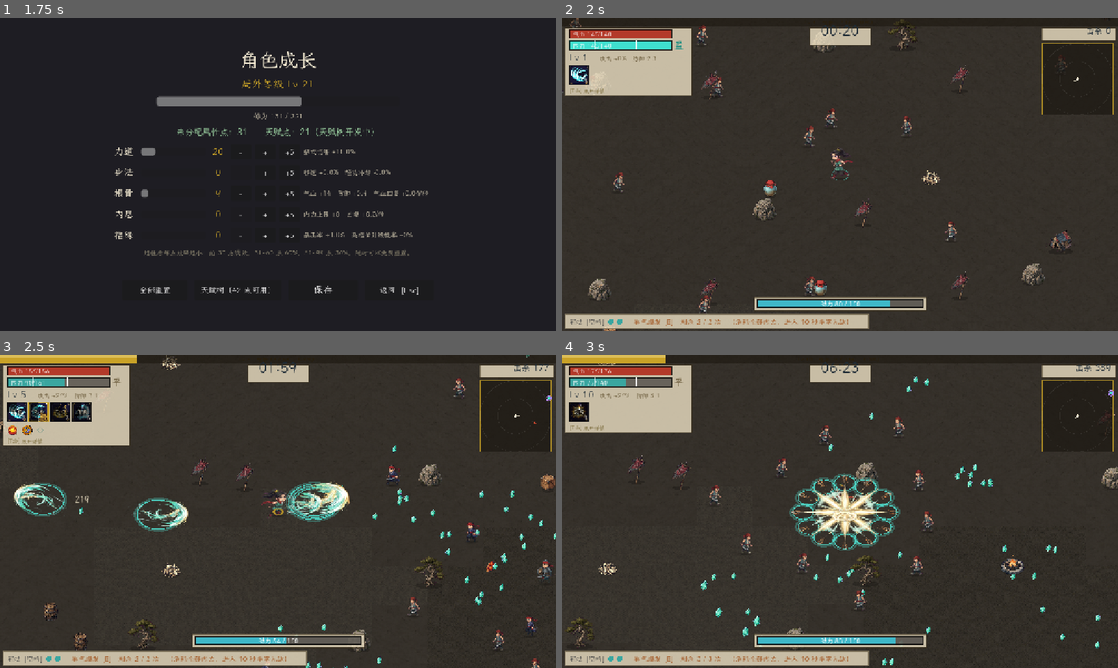
Above: before the commit, frames 1-4 (two rows, left to right).
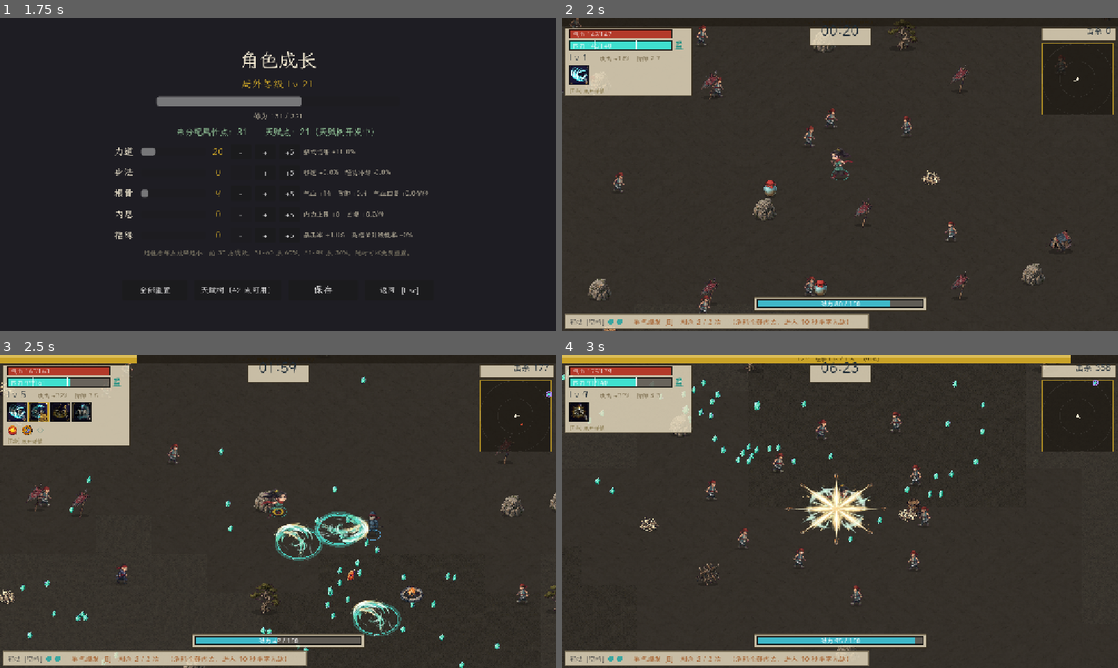
Above: after the commit, the same moments.

Repository: taykokjun-88/wuxia-survivor
Game: Godot game, scene res://tests/shot.tscn
The game is run twice, just before and just after one commit, with the same random seed, the same clock (stepped at 60 frames per second) and the same inputs. This scene is started directly instead of the project's main scene.
Inputs (mouse positions are in pixels of both pictures, inside the frame that each line leads up to):
- Up to frame 1 (1.75 s): click "创建角色 [Enter]" at 0.5 s; tap Enter (ui_accept) at 1.25, 1.52 s; move the mouse to (400, 158) at 1.27 s; hold D (move_right) from 1.28 s (still down); tap E (ult) at 1.35 s; click (400, 158) at 1.42 s
- Up to frame 2 (2 s): keep holding D (move_right)
- Up to frame 3 (2.5 s): release D (move_right) at 2 s; drag from (166, 527) to (250, 574) at 2.02 s
- Up to frame 4 (3 s): move the mouse to (895, 442) at 2.77 s; hold D (move_right) from 2.78 s (still down); tap E (ult) at 2.85 s

Frame 1 is identical in both runs. In frame 2, less than 0.1% of the frame differs, in the area x 6-18%, y 4-14%; in frame 3, 7.0%; in frame 4, 7.9%, in the area x 0-100%, y 0-100%.
Error in both runs: Invalid access to property or key 'greet' on a base object of type 'Dictionary'. (res://scripts/main.gd:712)

Commit message:
feat(hud,balance): add Boss debuff badges & pause/end DPS+synergy summary; boost fist cunjin & trim spear late-game runaway

Diff:
--- a/data/game_data.json
+++ b/data/game_data.json
@@ -165,7 +165,7 @@
     "fist_qi_cast": 3.0,
     "fist_qi_crit": 5.0,
     "fist_qi_ying": 4.0,
-    "fist_qi_mult": 3.0,
+    "fist_qi_mult": 3.6,
     "fist_qi_radius": 170.0,
     "fist_qi_knock": 520.0,
     "fist_qi_vuln": 0.35,
@@ -2660,9 +2660,9 @@
         "empower_cut": -0.08,
         "max_neili": 40,
         "neili_regen": 2.2,
-        "max_hp": 15,
-        "armor": 0.8,
-        "damage_pct": 0.08
+        "max_hp": 22,
+        "armor": 1.2,
+        "damage_pct": 0.14
       },
       "passive_text": "内力深厚：内力上限 +40，内力回复 +1.5/秒，盈境伤害加成 +20%，伤害 +8%，内力护体（气血 +15、防御 +0.8）；但催动消耗 +15%，更依赖内力；蓄劲：每次出拳掌招式攒劲（暴击更多），盈境下每秒自然蓄劲，满 100 后下一次出手打出「寸劲震爆」（范围重伤、强击退、破防）；真气爆发（初始 2 次，局内每 10 级 +1 次）：消耗全部内力，进入 10 秒「拳掌无敌」——无敌、每一下出手都触发寸劲震爆、额外造成伤害量 30% 的真伤，期间任何手段都无法恢复内力",
       "story": "你出身北地一座破落的小武馆，师父只教了你三样东西：站桩、吐纳，和一口不肯认输的气。武馆被山贼放火烧掉的那年，师父把最后一本拳谱塞进你怀里，只说了一句：“拳不是用来杀人的，是用来护住身后人的。”\n从那以后，你以拳为刃，也以拳为盾。你走出山门，要把师父那口气，一拳一掌，带进江湖。"
--- a/scripts/hud.gd
+++ b/scripts/hud.gd
@@ -2192,11 +2192,44 @@
 	town_layer.visible = on
 
 
+func _run_stats_text(w: GameWorld) -> String:
+	if w == null:
+		return ""
+	var out: Array[String] = []
+	out.append("属性：攻击 +%d%% · 暴击 %d%%(×%.2f) · 破甲 %d%% · 冷却 −%d%% · 防御 %.1f · 格挡 %d%%" % [
+		int(roundf(w.st("damage_pct") * 100.0)), int(roundf(w.st("crit_chance") * 100.0)), w.st("crit_mult"),
+		int(roundf(w.st("armor_pierce") * 100.0)), int(roundf(w.st("cd_reduce") * 100.0)),
+		w.st("armor"), int(roundf(w.block_chance() * 100.0))])
+	if not w.synergies.is_empty():
+		var sy_lines: Array[String] = []
+		for sy in w.synergies:
+			sy_lines.append("%s %s：%s" % ["★" if bool(sy["harmony"]) else "◇", str(sy["name"]), str(sy["desc"])])
+		out.append("\n".join(sy_lines))
+	var rows: Array = []
+	var tot := 0.0
+	for k in w.skill_dmg:
+		var v := float(w.skill_dmg[k])
+		if v > 0.5:
+			tot += v
+			rows.append([str(k), v])
+	if tot > 0.0:
+		rows.sort_custom(func(a, b): return float(a[1]) > float(b[1]))
+		var parts: Array[String] = []
+		for i in mini(5, rows.size()):
+			var sid: String = rows[i][0]
+			var dmg: float = rows[i][1]
+			var nm := "流血/血爆" if sid == "bleed" else ("破境余波" if sid == "poju" else str(Data.skills.get(sid, {}).get("name", sid)))
+			parts.append("%s %s (%.1f%%)" % [nm, _commas(int(dmg)), 100.0 * dmg / tot])
+		out.append("伤害占比：" + "　|　".join(parts))
+	return "\n".join(out)
+
+
 func show_pause() -> void:
 	end_bg.visible = false
-	overlay_dim.color = Color(0.05, 0.05, 0.08, 0.62 if (world != null and world.visible) else 0.92)
+	overlay_dim.color = Color(0.05, 0.05, 0.08, 0.68 if (world != null and world.visible) else 0.92)
 	overlay_title.text = "暂停"
-	overlay_body.text = "按 Esc 继续"
+	var st_txt := _run_stats_text(world)
+	overlay_body.text = "按 Esc 继续" + (("\n\n" + st_txt) if st_txt != "" else "")
 	pause_box.visible = true
 	pause_main.visible = true
 	pause_confirm.visible = false
@@ -2214,6 +2247,9 @@
 	var dd: Dictionary = w.run_summary()["difficulty"]
 	if int(dd["count"]) != 100 or int(dd["hp"]) != 100 or int(dd["speed"]) != 100:
 		end_base += "\n难度：数量 %d%% · 血量 %d%% · 速度 %d%%" % [dd["count"], dd["hp"], dd["speed"]]
+	var st_txt := _run_stats_text(w)
+	if st_txt != "":
+		end_base += "\n\n" + st_txt
 	end_locked = false
 	end_box.visible = true
 	end_continue_btn.disabled = false
@@ -2224,7 +2260,7 @@
 		art = _load_tex("res://assets/ui/screens/%s_%s.jpg" % ["victory" if won else "defeat", Save.school() if Save.school() != "" else "fist"])
 	end_bg.texture = art
 	end_bg.visible = art != null
-	overlay_dim.color = Color(0.03, 0.03, 0.05, 0.35 if art != null else 0.62)
+	overlay_dim.color = Color(0.03, 0.03, 0.05, 0.42 if art != null else 0.62)
 	overlay.visible = true
 
 
@@ -2606,6 +2642,35 @@
 			if b.shield > 0.0:
 				canvas.draw_rect(Rect2(vw * 0.5 - bw * 0.5, by, bw * b.shield / maxf(1.0, b.shield_max), 18), Color("#9ae8ff", 0.85))
 				canvas.draw_string(font, Vector2(vw * 0.5 + bw * 0.5 + 8, by + 14), "护盾 %d%%" % int(100.0 * b.shield / maxf(1.0, b.shield_max)), HORIZONTAL_ALIGNMENT_LEFT, -1, 14, Color("#2a6a8a"))
+			# Boss 异常状态徽章（流血层数 / 破绽 / 破防 / 定身 / 减速 / 中毒 / 灼烧）
+			var tags: Array = []
+			if b.bleed_stacks > 0 and b.bleed_t > 0.0:
+				var ready_pop := b.bleed_stacks >= 3 and w.school_id == "blade"
+				tags.append(["流血×%d%s" % [b.bleed_stacks, "·可爆" if ready_pop else ""], Color("#ff4a3a") if ready_pop else Color("#c94a3a")])
+			if b.vuln_t > 0.0 and b.vuln > 0.0:
+				tags.append(["破绽 +%d%%" % int(roundf(b.vuln * 100.0)), Color("#e8b84a")])
+			if b.def_down_t > 0.0 and b.def_down > 0.0:
+				tags.append(["破防 −%d%%" % int(roundf(b.def_down * 100.0)), Color("#c488ff")])
+			if b.stun > 0.0:
+				tags.append(["定身 %.1fs" % b.stun, Color("#6ee7ff")])
+			if b.slow_t > 0.0 and b.slow_mult < 0.99:
+				tags.append(["减速 %d%%" % int(roundf((1.0 - b.slow_mult) * 100.0)), Color("#6aaeff")])
+			if b.poison_t > 0.0:
+				tags.append(["中毒", Color("#64d67a")])
+			if b.burn_t > 0.0:
+				tags.append(["灼烧", Color("#ff8a3a")])
+			if not tags.is_empty():
+				var tx := vw * 0.5 - bw * 0.5
+				var ty := by + 26.0
+				for tg in tags:
+					var lbl: String = tg[0]
+					var col: Color = tg[1]
+					var tw := maxf(54.0, float(lbl.length()) * 11.5 + 14.0)
+					canvas.draw_rect(Rect2(tx, ty, tw, 18.0), Color(0.08, 0.07, 0.07, 0.88))
+					canvas.draw_rect(Rect2(tx, ty, tw, 18.0), col, false, 1.5)
+					canvas.draw_string(font, Vector2(tx, ty + 14.0), lbl, HORIZONTAL_ALIGNMENT_CENTER, tw, 12, col.lightened(0.25))
+					tx += tw + 6.0
+				by += 22.0
 			if b.is_final and w.boss_deadline > 0.0:
 				var left := maxf(0.0, w.boss_deadline - w.time)
 				var urgent := left < 15.0
--- a/scripts/world.gd
+++ b/scripts/world.gd
@@ -557,8 +557,8 @@
 			stats["speed_pct"] = st("speed_pct") + 0.08
 		if has_route("staff"):
 			stats["crit_chance"] = st("crit_chance") + 0.10
-			stats["crit_mult"] = st("crit_mult") + 0.25
-			stats["block_chance"] = st("block_chance") + 0.10 + (0.10 if st("ji_spear") > 0.0 else 0.0)
+			stats["crit_mult"] = st("crit_mult") + 0.16
+			stats["block_chance"] = st("block_chance") + 0.06 + (0.10 if st("ji_spear") > 0.0 else 0.0)
 		for sid in skills:
 			stats["block_chance"] = st("block_chance") + float((skills[sid] as SkillBase).mods["block"])
 	_apply_synergies()
@@ -2871,7 +2871,7 @@
 		for sk0: SkillBase in skills.values():
 			if str(sk0.def.get("school", "")) == "spear":
 				_spear_ctx = true
-				area_hit_raw(player_pos, 120.0, sk0.p("damage") * (0.2 + 0.3 * float(fj)), sk0.tags(), sk0.id, 200.0)
+				area_hit_raw(player_pos, 120.0, sk0.p("damage") * (0.15 + 0.20 * float(fj)), sk0.tags(), sk0.id, 200.0)
 				_spear_ctx = false
 				break
 	if st("t_tiebi") > 0.0:
@@ -3792,7 +3792,7 @@
 			spawn_proj(s, a0 + (float(k) - float(zl - 1) * 0.5) * 0.4, {"speed": 720.0, "radius": 14.0, "life": 0.7, "pierce": 3, "knock": 80.0, "damage": s.p("damage") * 0.4})
 	if not free:
 		fist_qi = 0.0
-		hp = minf(st("max_hp"), hp + st("max_hp") * 0.04)   # 寸劲震爆回气血 4%，补足武者近身续航
+		hp = minf(st("max_hp"), hp + st("max_hp") * 0.05)   # 寸劲震爆回气血 5%，补足武者近身续航
 		if rng.randf() < 0.12 * st("t_lianhuan"):          # 连环劲：保留一半的劲
 			fist_qi = 50.0
 	cunjin_count += 1
